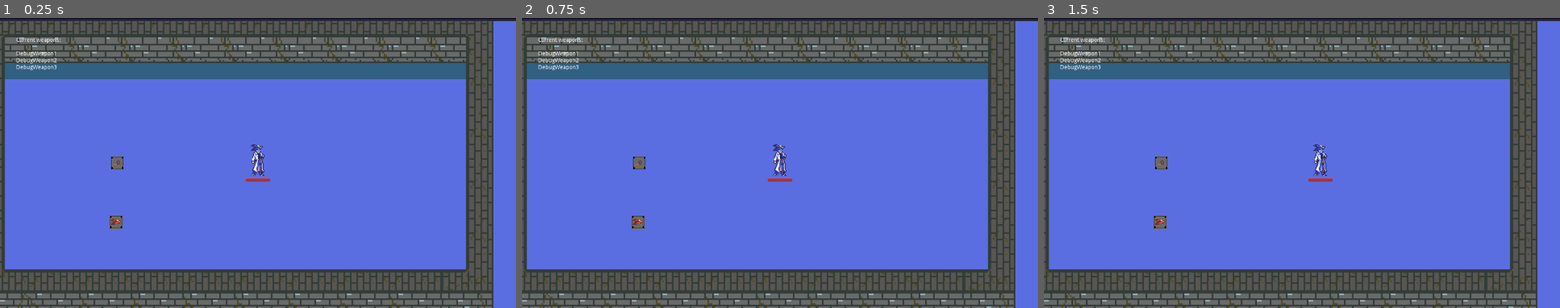
Above: before the commit, frames 1-3 (left to right).
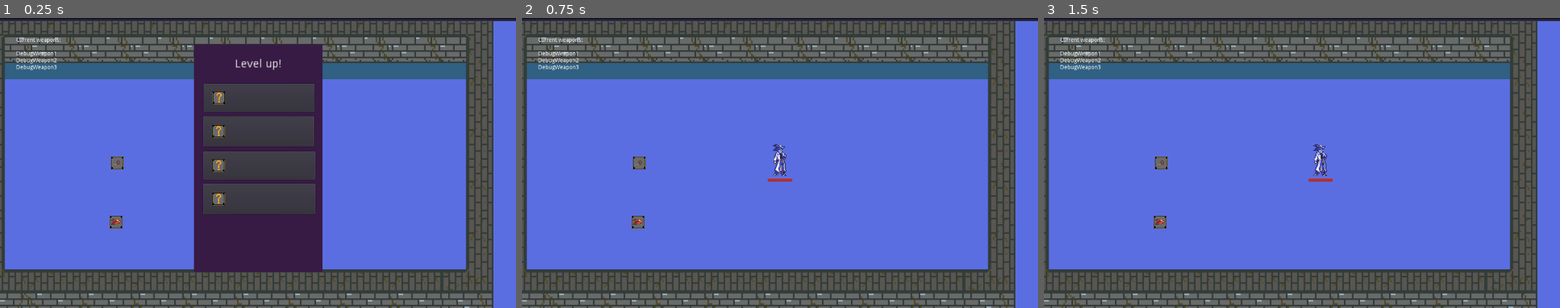
Above: after the commit, the same moments.

Repository: awindahl/rw-gamejam
Game: Godot game, scene res://TestBench.tscn
The game is run twice, just before and just after one commit, with the same random seed, the same clock (stepped at 60 frames per second) and the same inputs. The project has no main scene, so this scene is started directly.
Inputs (mouse positions are in pixels of both pictures, inside the frame that each line leads up to):
- Up to frame 1 (0.25 s): no input
- Up to frame 2 (0.75 s): click (780, 99) at 0.52 s
- Up to frame 3 (1.5 s): tap Enter (ui_accept) at 1.25 s; hold Right (ui_right) from 1.28 s (still down)

The runs differ from the first frame. In frame 1, 20% of the frame differs, in the area x 37-63%, y 9-88%; in frame 2, nothing differs; in frame 3, nothing differs.
Error in both runs: Attempt to call function 'add_child' in base 'null instance' on a null instance. (res://gameMaster.gd:13)

Commit message:
added level up screen

Diff:
--- /dev/null
+++ b/RW gamejam/Scenes/LevelUp.gd
@@ -0,0 +1,34 @@
+extends Control
+
+onready var btn = $ColorRect/Button
+onready var btn2 = $ColorRect/Button2
+onready var btn3 = $ColorRect/Button3
+onready var btn4 = $ColorRect/Button4
+
+func _ready():
+	# randomly get 4 items from pool
+	# assign items to buttons
+	pass
+
+#func _process(delta):
+#	pass
+
+func _on_Button_button_down():
+	visible = false
+	get_tree().paused = false
+	# give player item from button
+
+func _on_Button2_button_down():
+	visible = false
+	get_tree().paused = false
+	# give player item from button
+
+func _on_Button3_button_down():
+	visible = false
+	get_tree().paused = false
+	# give player item from button
+
+func _on_Button4_button_down():
+	visible = false
+	get_tree().paused = false
+	# give player item from button
--- a/RW gamejam/Scenes/Player.tscn
+++ b/RW gamejam/Scenes/Player.tscn
@@ -6,6 +6,8 @@
 [ext_resource path="res://Assets/UI_hpbar_bg.png" type="Texture" id=4]
 [ext_resource path="res://Assets/UI_hpbar.png" type="Texture" id=5]
 [ext_resource path="res://Assets/UI_xpbar_bg.png" type="Texture" id=6]
+[ext_resource path="res://Scenes/LevelUp.gd" type="Script" id=7]
+[ext_resource path="res://Assets/debug_icon.png" type="Texture" id=8]
 
 [sub_resource type="RectangleShape2D" id=1]
 extents = Vector2( 27, 30 )
@@ -90,6 +92,7 @@
 [node name="UI" type="Control" parent="CanvasLayer"]
 anchor_right = 1.0
 anchor_bottom = 1.0
+mouse_filter = 2
 
 [node name="XPbar" type="TextureProgress" parent="CanvasLayer/UI"]
 anchor_right = 1.0
@@ -104,6 +107,89 @@
 margin_right = 80.0
 margin_bottom = 62.0
 text = "Current weapons:"
+
+[node name="LevelUpLayer" type="CanvasLayer" parent="."]
+layer = 0
+
+[node name="LevelUp" type="Control" parent="LevelUpLayer"]
+pause_mode = 2
+margin_right = 1280.0
+margin_bottom = 720.0
+mouse_filter = 2
+script = ExtResource( 7 )
+
+[node name="ColorRect" type="ColorRect" parent="LevelUpLayer/LevelUp"]
+anchor_left = 0.5
+anchor_top = 0.5
+anchor_right = 0.5
+anchor_bottom = 0.5
+margin_left = -159.0
+margin_top = -294.0
+margin_right = 160.0
+margin_bottom = 270.0
+mouse_filter = 2
+color = Color( 0.215686, 0.105882, 0.270588, 1 )
+
+[node name="Button" type="Button" parent="LevelUpLayer/LevelUp"]
+anchor_left = 0.393
+anchor_top = 0.225
+anchor_right = 0.607
+anchor_bottom = 0.319
+margin_left = 1.95999
+margin_top = 1.0
+margin_right = 3.03992
+margin_bottom = 1.31999
+rect_pivot_offset = Vector2( 162, 62 )
+icon = ExtResource( 8 )
+
+[node name="Button2" type="Button" parent="LevelUpLayer/LevelUp"]
+anchor_left = 0.394
+anchor_top = 0.339
+anchor_right = 0.609
+anchor_bottom = 0.443
+margin_left = -0.320038
+margin_top = -0.0800171
+margin_right = -0.52002
+margin_bottom = 0.039978
+rect_pivot_offset = Vector2( 162, 62 )
+icon = ExtResource( 8 )
+
+[node name="Button3" type="Button" parent="LevelUpLayer/LevelUp"]
+anchor_left = 0.394
+anchor_top = 0.46
+anchor_right = 0.611
+anchor_bottom = 0.556
+margin_left = -0.320038
+margin_top = -0.200012
+margin_right = -0.0800171
+margin_bottom = -0.320038
+rect_pivot_offset = Vector2( 119, 62 )
+icon = ExtResource( 8 )
+__meta__ = {
+"_edit_use_anchors_": true
+}
+
+[node name="Button4" type="Button" parent="LevelUpLayer/LevelUp"]
+anchor_left = 0.394
+anchor_top = 0.571
+anchor_right = 0.611
+anchor_bottom = 0.676
+margin_left = -0.320038
+margin_top = -0.120026
+margin_right = -0.0800171
+margin_bottom = 0.279968
+rect_pivot_offset = Vector2( 119, 62 )
+icon = ExtResource( 8 )
+
+[node name="Label" type="Label" parent="LevelUpLayer/LevelUp"]
+margin_left = 505.0
+margin_top = 83.0
+margin_right = 641.0
+margin_bottom = 116.0
+rect_scale = Vector2( 2, 2 )
+text = "Level up!"
+align = 1
+valign = 1
 
 [node name="HPbar" type="TextureProgress" parent="."]
 margin_left = -30.0
@@ -126,5 +212,9 @@
 anims/walk = SubResource( 4 )
 
 [connection signal="area_entered" from="Hitbox" to="." method="_on_Hitbox_area_entered"]
+[connection signal="button_down" from="LevelUpLayer/LevelUp/Button" to="LevelUpLayer/LevelUp" method="_on_Button_button_down"]
+[connection signal="button_down" from="LevelUpLayer/LevelUp/Button2" to="LevelUpLayer/LevelUp" method="_on_Button2_button_down"]
+[connection signal="button_down" from="LevelUpLayer/LevelUp/Button3" to="LevelUpLayer/LevelUp" method="_on_Button3_button_down"]
+[connection signal="button_down" from="LevelUpLayer/LevelUp/Button4" to="LevelUpLayer/LevelUp" method="_on_Button4_button_down"]
 [connection signal="timeout" from="InvincibilityTimer" to="." method="_on_InvincibilityTimer_timeout"]
 [connection signal="timeout" from="HitTimer" to="." method="_on_HitTimer_timeout"]
--- a/RW gamejam/Scripts/Pickup.gd
+++ b/RW gamejam/Scripts/Pickup.gd
@@ -42,6 +42,7 @@
 		match _type:
 			itemTypes.XP:
 				body.xp += _value
+				body.UI_update()
 			itemTypes.WEAPON:
 				call_deferred("_add_weapon_deferred", body, "WhipAttack")
 			itemTypes.SECONDARY:
@@ -58,3 +59,4 @@
 
 func _add_weapon_deferred(body, weapon):
 	body.get_node("Weapons").add_child(load("res://Scenes/"+weapon+".tscn").instance())
+	body.weapon_update()
--- a/RW gamejam/Scripts/Player.gd
+++ b/RW gamejam/Scripts/Player.gd
@@ -6,6 +6,7 @@
 onready var attack_particles = $Hitbox/CPUParticles2D
 onready var weapons = $Weapons
 onready var UI = $CanvasLayer/UI
+onready var LevelUp = $LevelUpLayer/LevelUp
 onready var XP_bar = $CanvasLayer/UI/XPbar
 onready var HP_bar = $HPbar
 onready var blood_particles = preload("res://Scenes/BloodParticles.tscn")
@@ -17,6 +18,7 @@
 
 #xp, hp, etc
 var xp = 0
+var nextLevel = 100
 var max_hp = 100
 var current_hp = 100
 var is_invincible = false
@@ -49,6 +51,7 @@
 	current_hp = max_hp
 	_update_ring()
 	weapon_update()
+	UI_update()
 
 # Called when pickup area size is changed.
 func _update_ring():
@@ -57,7 +60,6 @@
 
 # Called every frame. 'delta' is the elapsed time since the previous frame.
 func _process(_delta):
-	UI_update()
 
 	#checks every frame which keys are down
 	up = Input.is_action_pressed("ui_up")
@@ -109,17 +111,25 @@
 
 
 func weapon_update():
-	weapon_label.text += "\n"
+	weapon_label.text = "Current weapons: \n"
 
 	for weapon in weapons.get_children():
 		weapon_label.text += "\n"
 		weapon_label.text += weapon.name
 
 func UI_update():
+	if (xp >= nextLevel):
+		XP_bar.min_value = nextLevel
+		nextLevel = int(nextLevel + nextLevel*0.5)
+		XP_bar.max_value = nextLevel
+		level_up()
 	XP_bar.value = xp
 	HP_bar.value = current_hp
 	HP_bar.max_value = max_hp
 
+func level_up():
+	LevelUp.visible = true
+	get_tree().paused = true
 
 func _on_Hitbox_area_entered(area):
 	if area.is_in_group("Pickups"):
@@ -136,6 +146,7 @@
 	invic_timer.start()
 	is_invincible = true
 	sprite.modulate.a = 0.5
+	UI_update()
 
 func _on_HitTimer_timeout():
 	is_hit = false
Not shown: 1 places in RW gamejam/Scenes/Player.tscn that only renumber resources
